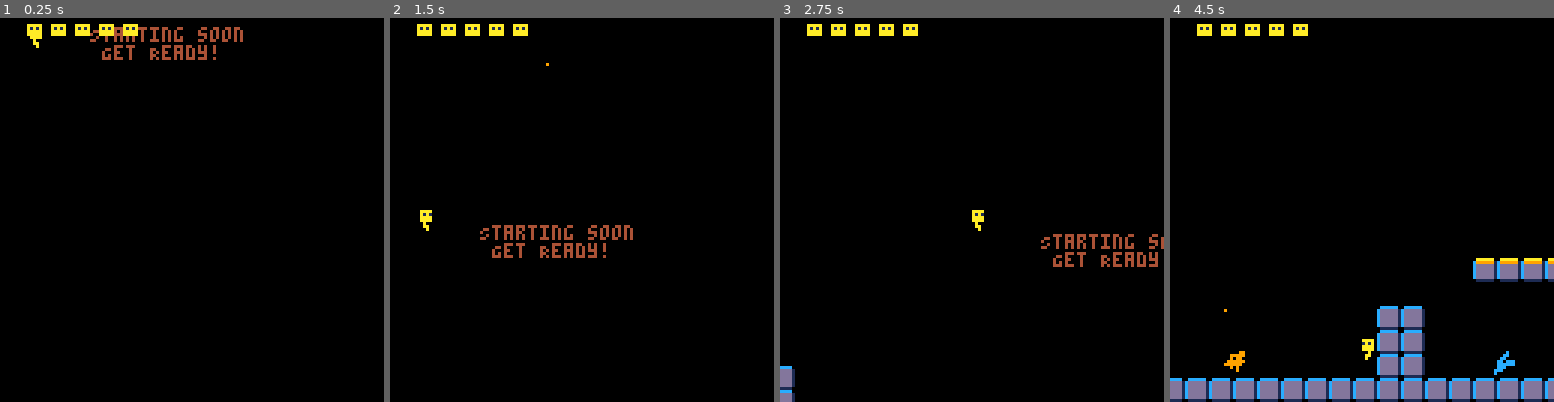
Above: before the commit, frames 1-4 (left to right).
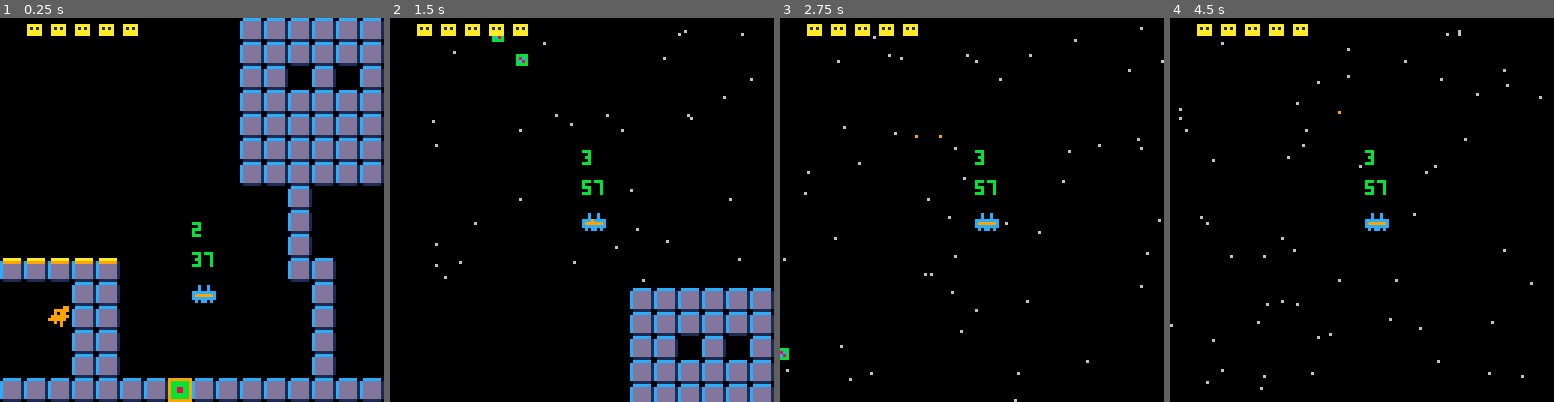
Above: after the commit, the same moments.

Repository: pratik2709/anotherPlatformer
Game: PICO-8 cartridge game.p8
Same seed, same stepped clock (60 frames per second), same inputs: the game is played once before the commit and once after it.
Inputs:
- Up to frame 1 (0.25 s): no input
- Up to frame 2 (1.5 s): tap X (X key) at 0.33, 1.07 s; tap O (Z key) at 0.7 s
- Up to frame 3 (2.75 s): hold Right 1.6-2.1 s; tap O (Z key) at 1.7, 2.1, 2.5 s; tap X (X key) at 1.85 s; hold Up 2.15-2.42 s; hold Right from 2.47 s (still down)
- Up to frame 4 (4.5 s): tap O (Z key) every 0.4 s from 2.9 to 4.1 s; tap X (X key) at 2.97, 4.08 s; release Right at 3.03 s; hold Left 3.08-3.58 s; hold Down 3.63-3.97 s; hold Right from 4.02 s (still down)

The runs differ from the first frame. In frame 1, 30% of the frame differs, in the area x 0-100%, y 0-100%; in frame 2, 12%; in frame 3, 2.1%; in frame 4, 10%.

Commit message:
added level 3 for boss

Diff:
--- a/game.p8
+++ b/game.p8
@@ -4,13 +4,15 @@
 globals = {
  gravity = 0.2,
  dt = 0.5,
- level=1,
+ level=2,
+ enemies=0,
 }
 player = {}
 baddie={}
 baddies = {}
 player_bullets={}
 cam = {}
+
 
  -- **************player.p8****************
 
@@ -478,6 +480,9 @@
   elseif globals.level == 2 then
     update_stars()
     update_shooter()
+  elseif globals.level == 3 then
+    update_stars()
+    update_shooter()
   end
   updateplayerlives()
 end
@@ -496,6 +501,9 @@
  elseif globals.level==2 then
    map(0,0,0,0,128,128)
    draw_shooter()
+ elseif globals.level==3 then
+   map(0,0,0,0,128,128)
+   draw_shooter()
  end
  player1:drawlives()
  draw_debug()
@@ -503,6 +511,9 @@
 
 function draw_debug()
  -- do something
+ -- print(globals.enemies,ship:x,(ship.y-mapheight)-10,11)
+ print(globals.enemies,ship.x,(ship.y-10),11)
+ print(globals.level,ship.x,(ship.y-20),11)
 
 end
 
@@ -594,6 +605,7 @@
 function respawn()
   local number_of_enemies = flr(rnd(9)) + 2
   for i=1,number_of_enemies do
+    globals.enemies += 1
     local d = -1
     local e = {
      sprite_number=5,
@@ -633,9 +645,13 @@
    end
    mycam:followplayer(ship.x, ship.y)
 
-
-  if tablelength(enemies) <= 0 then
+  local number_of_enemies = tablelength(enemies)
+  if number_of_enemies <= 0 and globals.enemies <= 50 then
     respawn()
+  end
+
+  if globals.enemies > 50 then
+    globals.level=3
   end
 
   for enemy in all(enemies) do
@@ -819,6 +835,11 @@
   actor.dx*=.98
 
 end
+
+
+ -- **************boss.p8****************
+
+--__lua__
 
 
  -- **************collision.p8****************
--- a/src/headers.p8
+++ b/src/headers.p8
@@ -4,7 +4,8 @@
 globals = {
  gravity = 0.2,
  dt = 0.5,
- level=1,
+ level=2,
+ enemies=0,
 }
 player = {}
 baddie={}
--- a/src/main.p8
+++ b/src/main.p8
@@ -25,6 +25,9 @@
   elseif globals.level == 2 then
     update_stars()
     update_shooter()
+  elseif globals.level == 3 then
+    update_stars()
+    update_shooter()
   end
   updateplayerlives()
 end
@@ -43,6 +46,9 @@
  elseif globals.level==2 then
    map(0,0,0,0,128,128)
    draw_shooter()
+ elseif globals.level==3 then
+   map(0,0,0,0,128,128)
+   draw_shooter()
  end
  player1:drawlives()
  draw_debug()
@@ -50,5 +56,8 @@
 
 function draw_debug()
  -- do something
+ -- print(globals.enemies,ship:x,(ship.y-mapheight)-10,11)
+ print(globals.enemies,ship.x,(ship.y-10),11)
+ print(globals.level,ship.x,(ship.y-20),11)
 
 end
--- a/src/shooter.p8
+++ b/src/shooter.p8
@@ -83,6 +83,7 @@
 function respawn()
   local number_of_enemies = flr(rnd(9)) + 2
   for i=1,number_of_enemies do
+    globals.enemies += 1
     local d = -1
     local e = {
      sprite_number=5,
@@ -122,9 +123,13 @@
    end
    mycam:followplayer(ship.x, ship.y)
 
+  local number_of_enemies = tablelength(enemies)
+  if number_of_enemies <= 0 and globals.enemies <= 50 then
+    respawn()
+  end
 
-  if tablelength(enemies) <= 0 then
-    respawn()
+  if globals.enemies > 50 then
+    globals.level=3
   end
 
   for enemy in all(enemies) do
